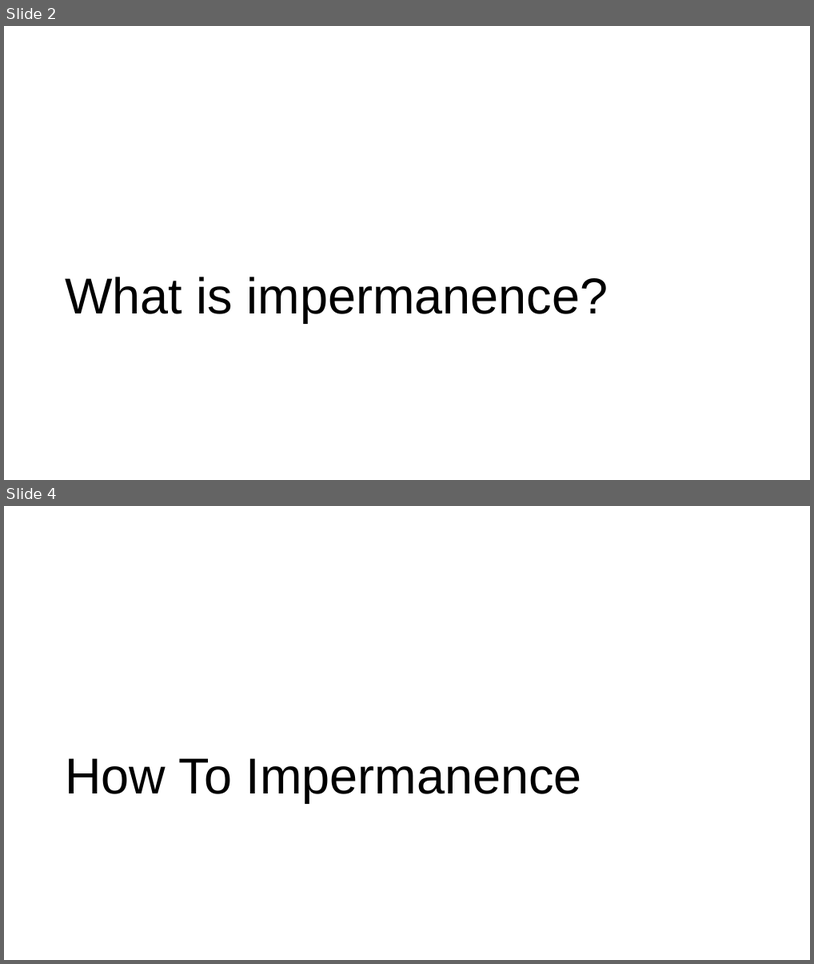
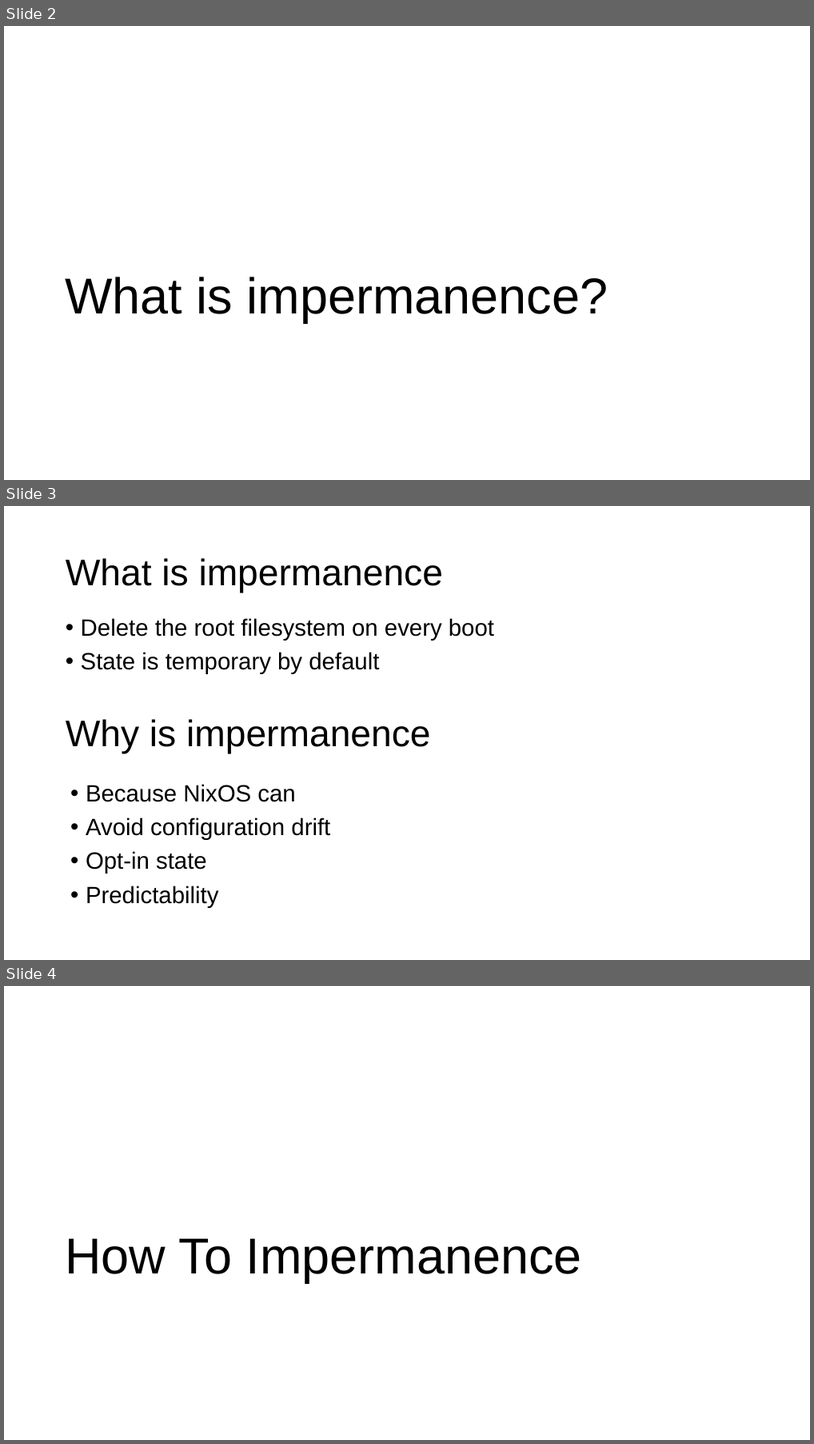
Before and after one commit to Krezzlu/impermanence, a slide deck: slides/slides.odp. Shown one above the other, each under a label of ours: slides 2 and 4 before the commit, slides 2, 3 and 4 after it; the slides between them are not shown. The pictures are 814x964 and 814x1444 pixels, drawn with LibreOffice and Linux fonts; fonts in the diff are those of the drawing. Boxes give left, top, right and bottom in pixels: in the first picture for what was removed or moved away, otherwise in the second. Text is boxed around its words. In the diff, an @@ line names an element or a change of style, - is before the commit and + after.

```diff
--- a/slides/slides.odp
+++ b/slides/slides.odp
@@ slide 3 added at (4,506,810,960), background #FFFFFF @@
@@ title added at (66,558,443,593), 44 pt, text #000000 @@
+What is impermanence
@@ text added at (81,618,494,674), 28 pt, text #000000 @@
+• Delete the root filesystem on every boot
+• State is temporary by default
@@ title added at (66,719,430,754), 44 pt, text #000000 @@
+Why is impermanence
@@ text added at (86,784,330,908), 28 pt, text #000000 @@
+• Because NixOS can
+• Avoid configuration drift
+• Opt-in state
+• Predictability
```
Also in this commit, not shown: 1 other slide added, 1 slide removed, 3 other files.
